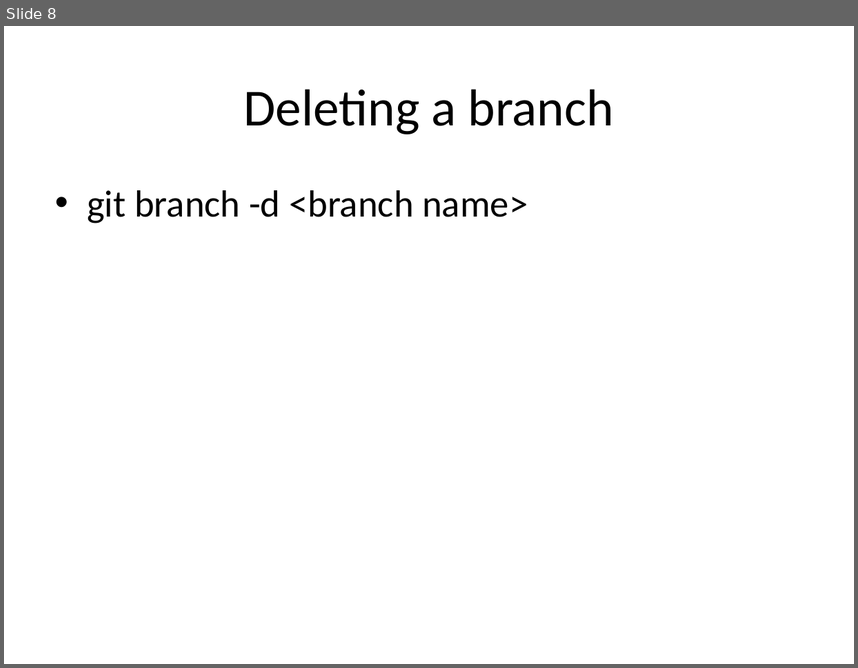
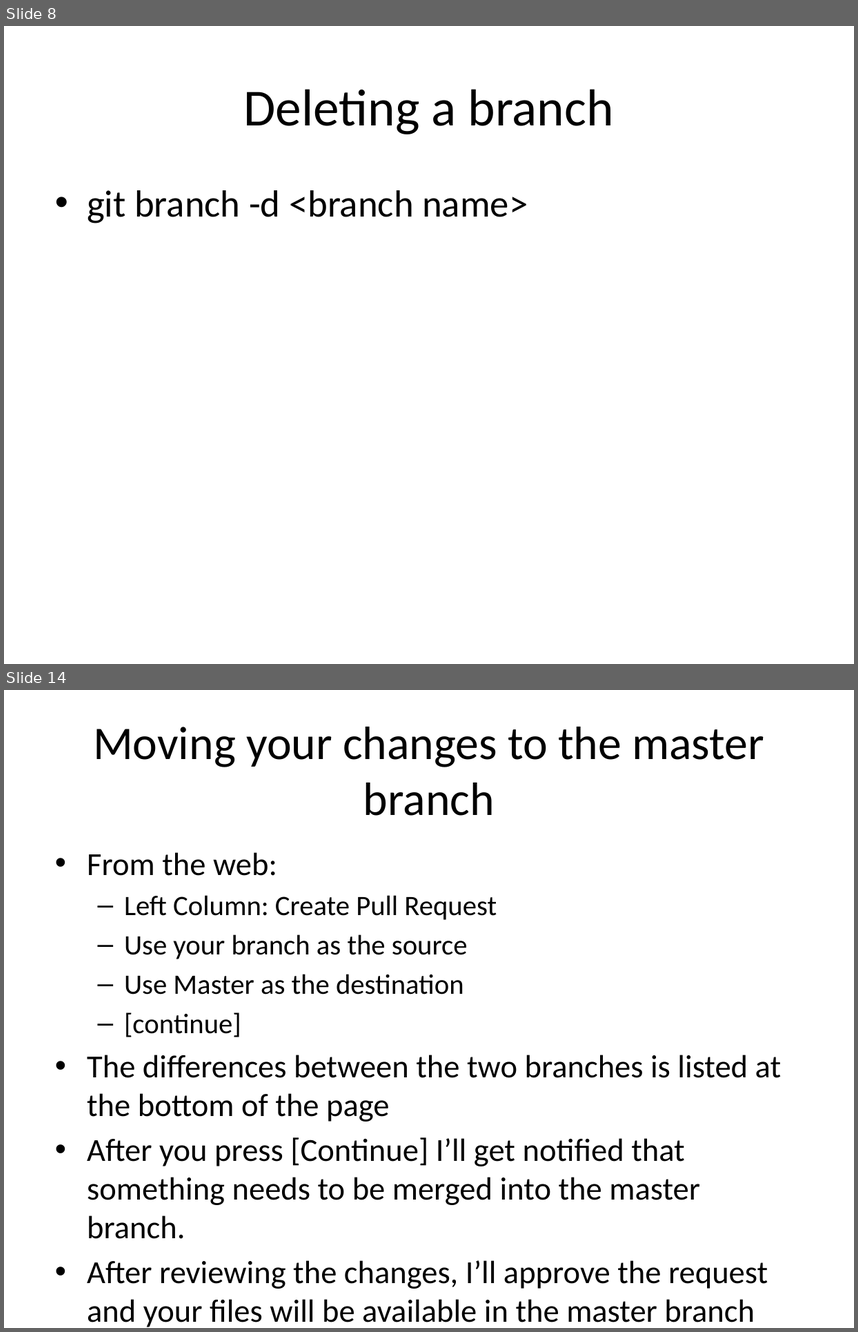
Before and after one commit to mbutry/GIT_test_repo, a slide deck: GIT_training.pptx. Shown one above the other, each under a label of ours: slide 8 before the commit, slides 8 and 14 after it; the slides between them are not shown. The pictures are 858x668 and 858x1332 pixels, drawn with LibreOffice and Linux fonts; fonts in the diff are those of the drawing. Boxes give left, top, right and bottom in pixels: in the first picture for what was removed or moved away, otherwise in the second. Text is boxed around its words. In the diff, an @@ line names an element or a change of style, - is before the commit and + after.

```diff
--- a/GIT_training.pptx
+++ b/GIT_training.pptx
@@ slide 14 added at (x1=4, y1=690, x2=854, y2=1328), background #FFFFFF @@
@@ title added at (x1=93, y1=727, x2=764, y2=816), 39.6 pt, text #000000 @@
+Moving your changes to the master branch
@@ text added at (x1=87, y1=852, x2=781, y2=1327), 27.2 pt, text #000000 @@
+• From the web:
+  – Left Column: Create Pull Request
+  – Use your branch as the source
+  – Use Master as the destination
+  – [continue]
+• The differences between the two branches is listed at the bottom of the page
+• After you press [Continue] I’ll get notified that something needs to be merged into the master branch.
+• After reviewing the changes, I’ll approve the request and your files will be available in the master branch
```
Also in this commit, not shown: 1 slide changed, 5 other slides added.
